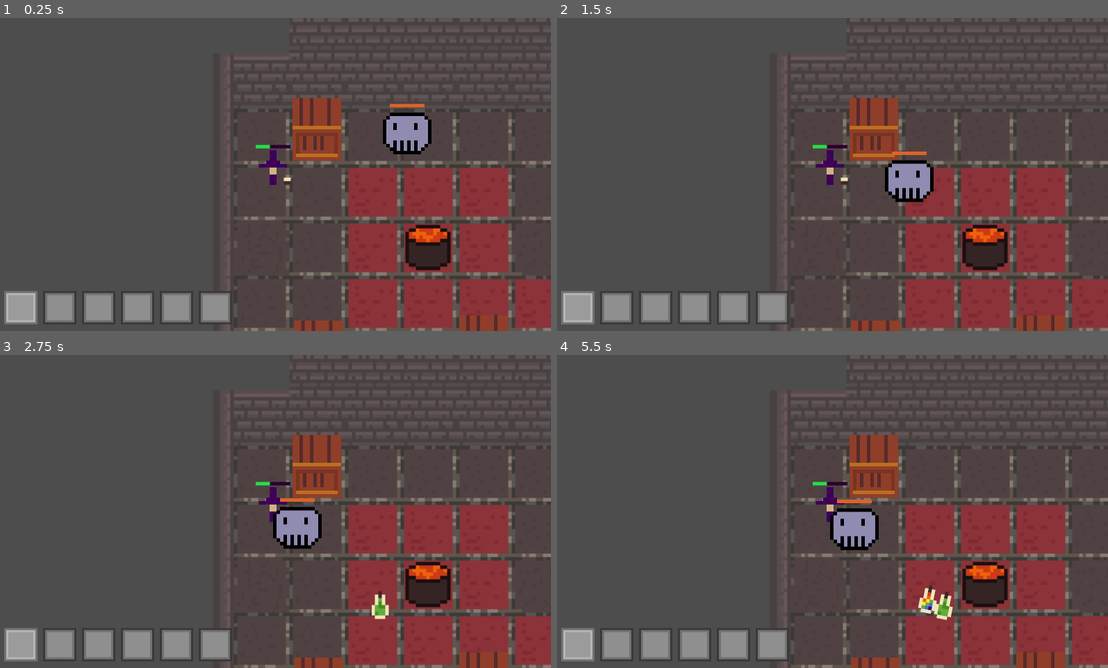
Above: before the commit, frames 1-4 (two rows, left to right).
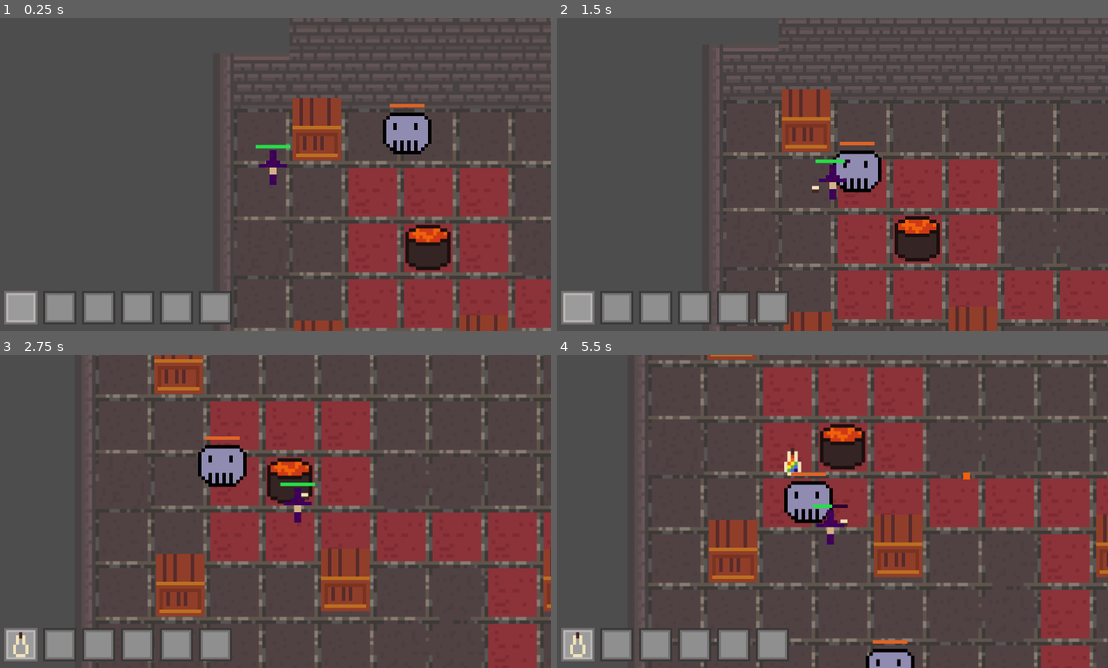
Above: after the commit, the same moments.

Repository: chluebi/ludum-dare-58
Game: Godot game, scene res://main.tscn
The game is run twice, just before and just after one commit, with the same random seed, the same clock (stepped at 60 frames per second) and the same inputs.
Inputs (mouse positions are in pixels of both pictures, inside the frame that each line leads up to):
- Up to frame 1 (0.25 s): no input
- Up to frame 2 (1.5 s): move the mouse to (953, 158) at 0.52 s; hold D (move_right) 0.53-1.28 s; hold F (drink) 0.53-1.28 s; move the mouse to (716, 190) at 1.27 s; hold S (move_down) from 1.28 s (still down); tap F (drink) at 1.35 s
- Up to frame 3 (2.75 s): move the mouse to (330, 442) at 2.02 s; release S (move_down) at 2.03 s; press the mouse at (330, 442) at 2.03 s; hold D (move_right) from 2.03 s (still down); tap F (drink) at 2.3 s
- Up to frame 4 (5.5 s): move the mouse to (804, 574) at 2.77 s; release D (move_right) at 2.78 s; release the mouse at (804, 574) at 2.78 s; hold W (move_up) 2.78-3.53 s; tap Q (throw) at 2.85 s; tap F (drink) at 3.05, 4.35, 5.3 s; move the mouse to (997, 558) at 3.52 s; hold F (drink) 3.53-4.28 s; hold A (move_left) 3.53-5.03 s; move the mouse to (661, 464) at 4.27 s; move the mouse to (860, 511) at 5.02 s; press the mouse at (860, 511) at 5.03 s; hold S (move_down) from 5.03 s (still down)

The runs differ from the first frame. In frame 1, less than 0.1% of the frame differs, in the area x 48-53%, y 40-54%; in frame 2, 26%; in frame 3, 32%; in frame 4, 35%, in the area x 2-100%, y 0-100%.
Error before the commit: Parse Error: Cannot find member "potion_type" in base "Constants". (res://player.gd:100)

Commit message:
fixed small bugs

Diff:
--- a/inventory_manager.gd
+++ b/inventory_manager.gd
@@ -52,9 +52,9 @@
 	if is_empty[current_slot_index] or !Constants.is_drinkable_potion(entries[current_slot_index]):
 		return
 
-	entries[current_slot_index] = Constants.item_type.empty
 	var effect_manager = $"../effect_manager"
 	effect_manager.activate(player, entries[current_slot_index])
+	entries[current_slot_index] = Constants.item_type.empty
 	_update()
 
 func drink_from_ground(potion_type: Constants.item_type):
--- a/player.gd
+++ b/player.gd
@@ -97,9 +97,9 @@
 	poison_timer += delta
 	if poison_timer >= POISON_INTERVAL:
 		poison_timer -= POISON_INTERVAL
-		var str = EFFECT_MANAGER.activity_strength(Constants.potion_type.purple)
-		if str > 0:
-			POISON_TRAIL.set_strength(str)
+		var strength = EFFECT_MANAGER.activity_strength(Constants.item_type.purple)
+		if strength > 0:
+			POISON_TRAIL.set_strength(strength)
 			POISON_TRAIL.update_carrier(position)
 		POISON_TRAIL.poison_tick()
 	move_and_slide()
